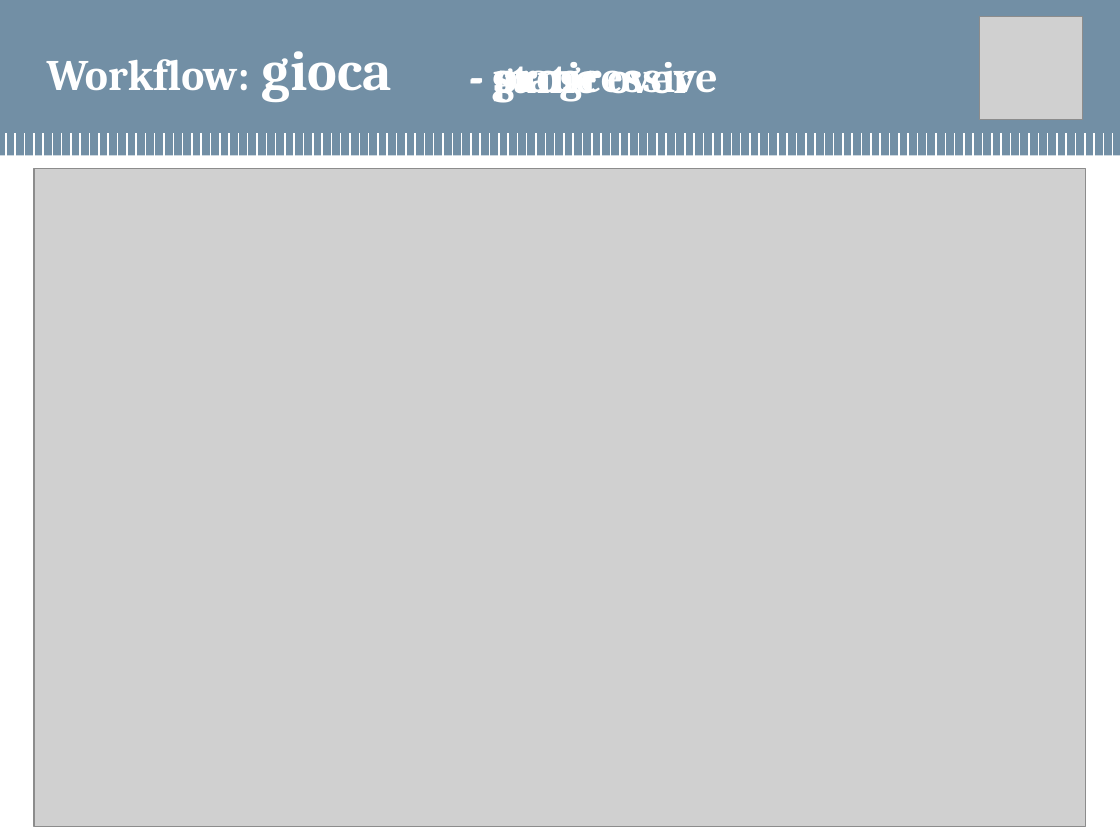
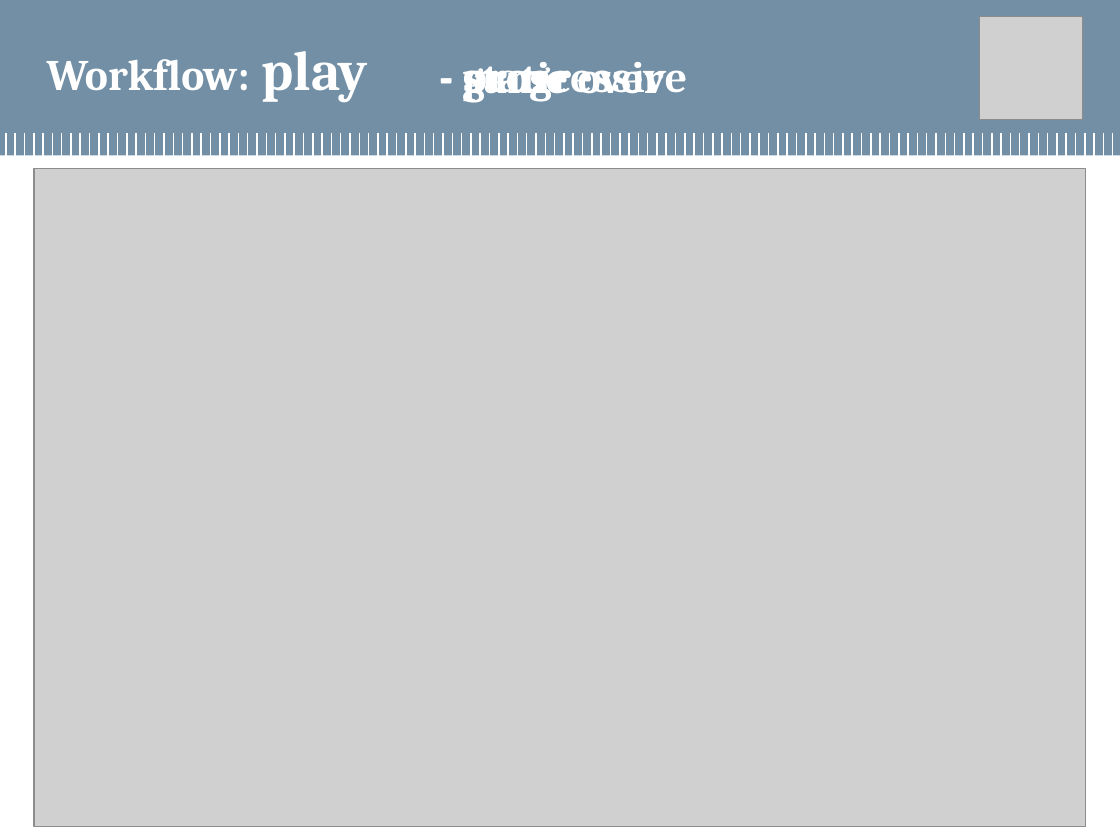
Before and after one commit to maeprojects/jumpapp, a slide deck: slide 6 of bozza presentation.pptx. Drawn at 1120x840 pixels with LibreOffice and Linux fonts; fonts in the diff are those of the drawing; grey boxes stand for pictures; background and template pictures are left out. Boxes give left, top, right and bottom in pixels: in the first picture for what was removed or moved away, otherwise in the second. Text is boxed around its words. In the diff, an @@ line names an element or a change of style, - is before the commit and + after.

```diff
--- a/bozza presentation.pptx
+++ b/bozza presentation.pptx
@@ 3 texts: place and size @@
-3 texts at [492,62,718,103]
+3 texts at [462,62,687,103]
@@ title at [47,51,368,103]: text changed @@
-Workflow: gioca
+Workflow: play
```
Also in this commit, not shown: 9 other slides changed.
